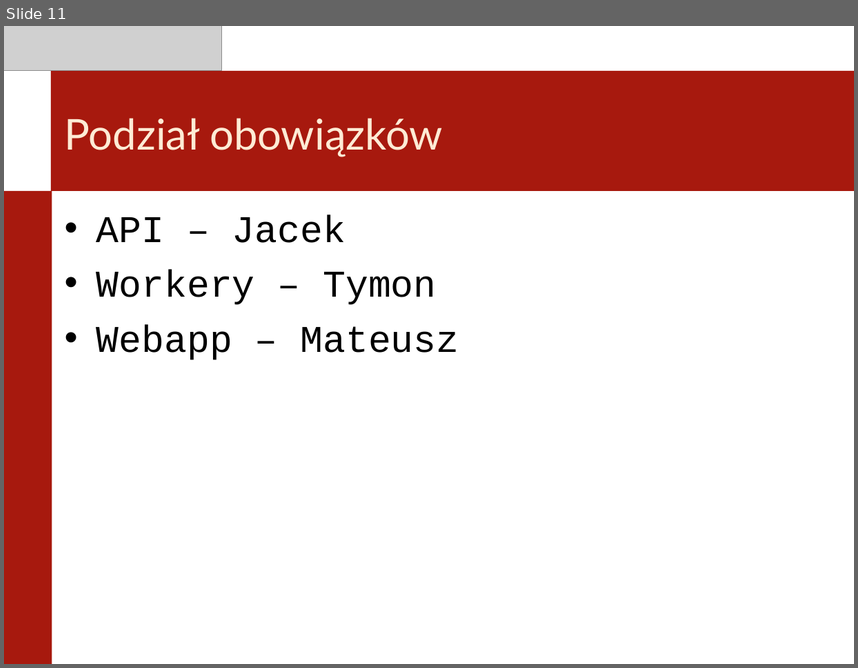
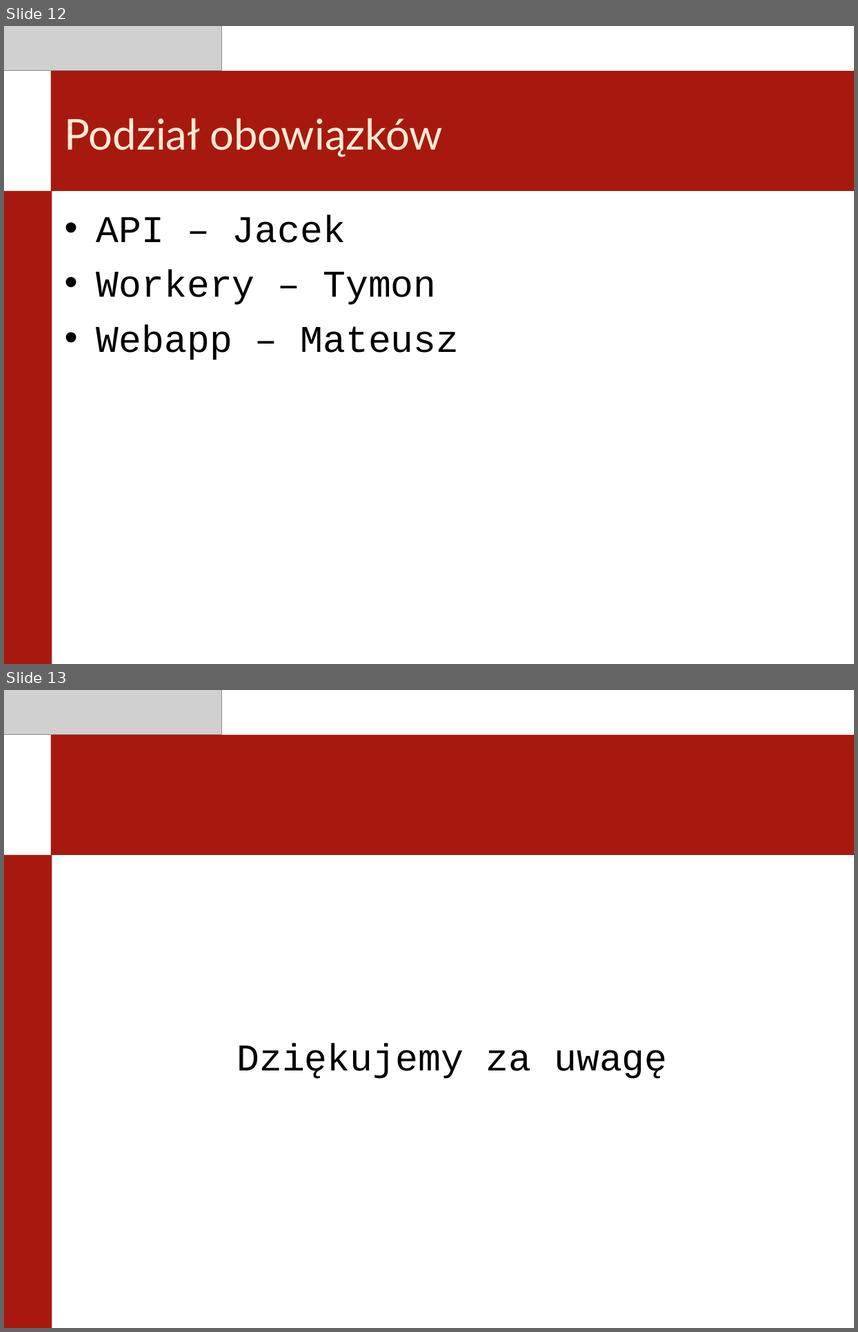
Before and after one commit to 225985/studia, a slide deck: doc/prezentacja.ppt. Shown one above the other, each under a label of ours: slide 11 before the commit, slides 12 and 13 after it. The pictures are 858x668 and 858x1332 pixels, drawn with LibreOffice and Linux fonts; fonts in the diff are those of the drawing; grey boxes stand for pictures. Boxes give left, top, right and bottom in pixels: in the first picture for what was removed or moved away, otherwise in the second. Text is boxed around its words. In the diff, an @@ line names an element or a change of style, - is before the commit and + after.

```diff
--- a/doc/prezentacja.ppt
+++ b/doc/prezentacja.ppt
@@ slide 13 added at (4, 690, 854, 1328), background #FFFFFF @@
@@ picture added at (4, 690, 221, 735) @@
@@ rectangle added at (51, 735, 854, 855), fill #A7190E @@
@@ rectangle added at (4, 855, 52, 1328), fill #A7190E @@
@@ text added at (237, 1043, 667, 1078), 32 pt, text #000000 @@
+Dziękujemy za uwagę
@@ what was slide 11 is now slide 12 @@
```
Also in this commit, not shown: 3 slides changed, 1 other slide added, 2 other files.
